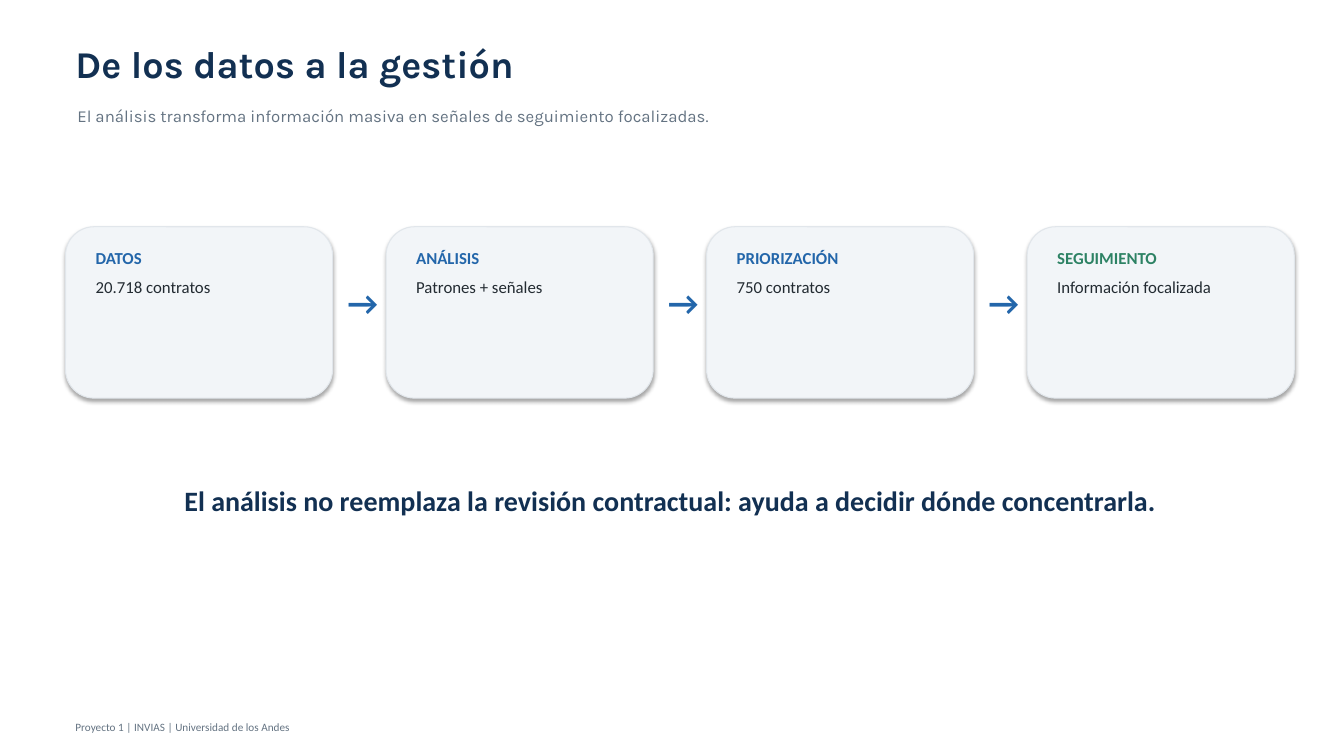
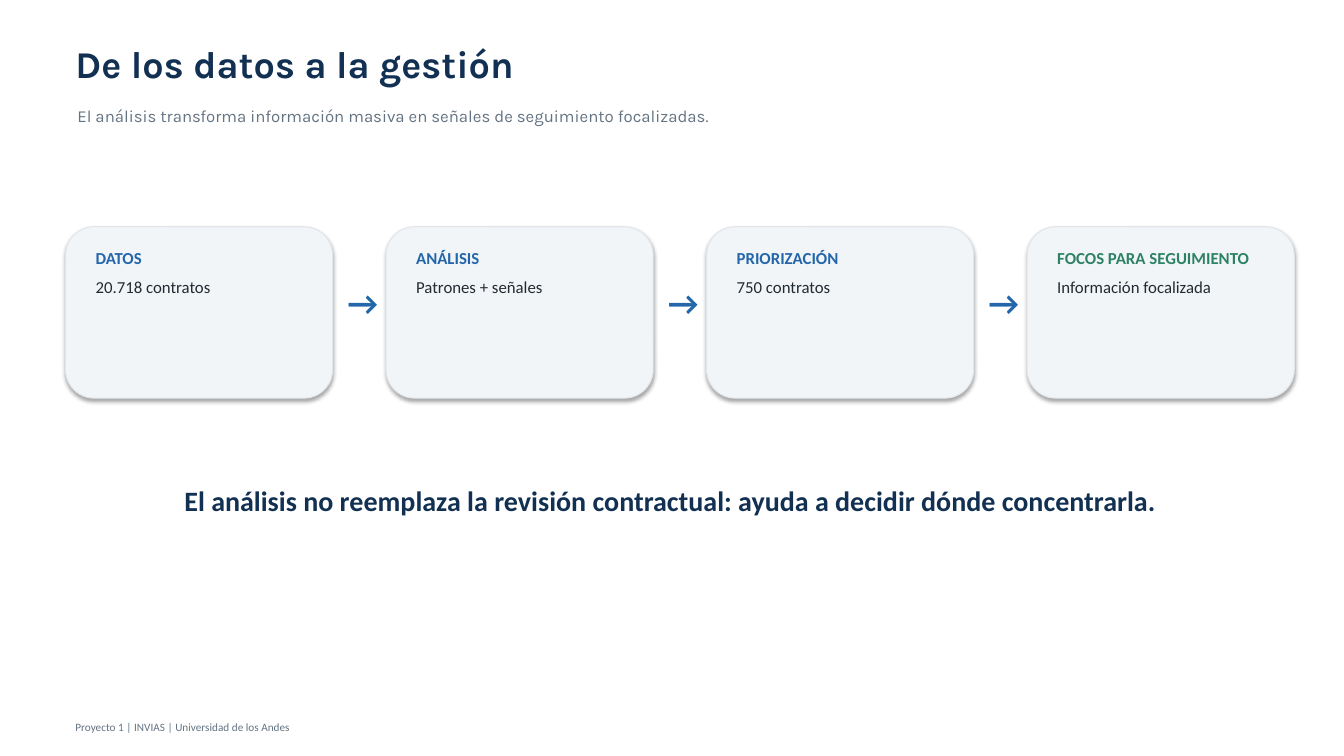
Before and after one commit to caldeeh/proyecto1-analitica-contratacion, a slide deck: slide 5 of Entregables/Presentacion_Proyecto_1_INVIAS.pptx. Drawn at 1344x756 pixels with LibreOffice and Linux fonts; fonts in the diff are those of the drawing. Boxes give left, top, right and bottom in pixels: in the first picture for what was removed or moved away, otherwise in the second. Text is boxed around its words. In the diff, an @@ line names an element or a change of style, - is before the commit and + after.

```diff
--- a/Entregables/Presentacion_Proyecto_1_INVIAS.pptx
+++ b/Entregables/Presentacion_Proyecto_1_INVIAS.pptx
@@ text at (1057, 253, 1249, 264): text changed @@
-SEGUIMIENTO
+FOCOS PARA SEGUIMIENTO
```
Also in this commit, not shown: 2 other slides changed, 2 other files.
